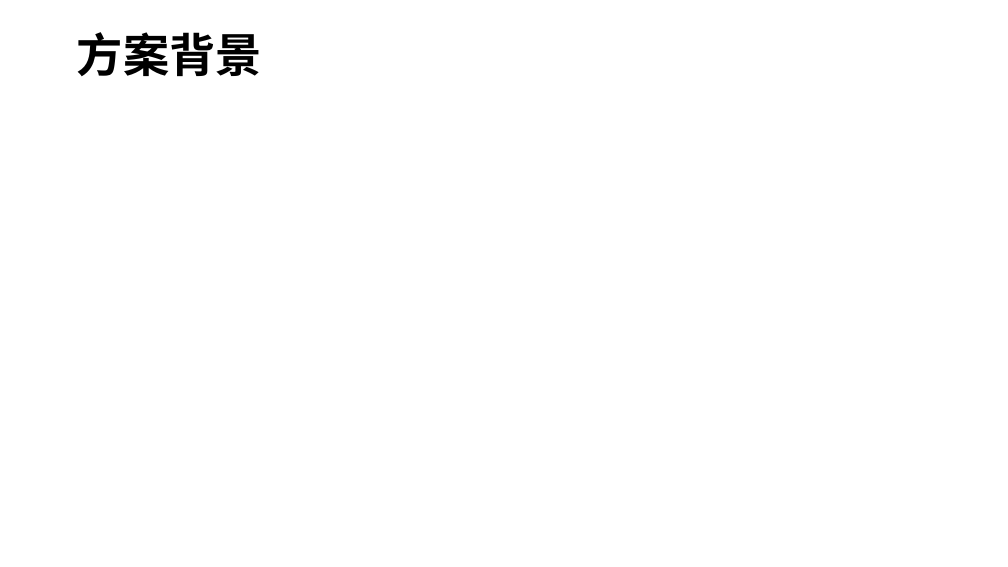
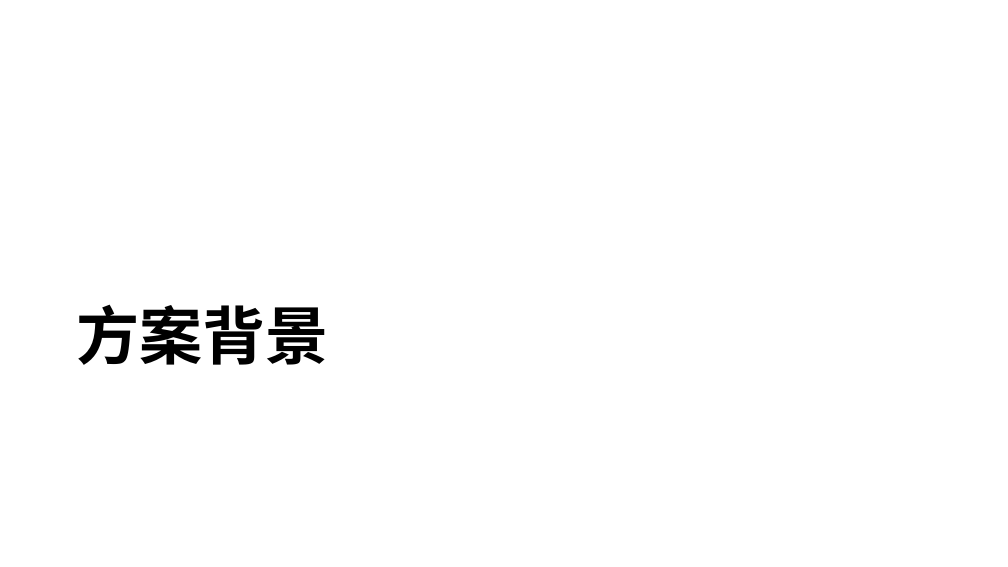
Before and after one commit to awanglilong/awanglilong.github.io, a slide deck: slide 2 of _posts/商业需求.pptx. Drawn at 1008x567 pixels with LibreOffice and Linux fonts; fonts in the diff are those of the drawing. Boxes give left, top, right and bottom in pixels: in the first picture for what was removed or moved away, otherwise in the second. Text is boxed around its words. In the diff, an @@ line names an element or a change of style, - is before the commit and + after.

```diff
--- a/_posts/商业需求.pptx
+++ b/_posts/商业需求.pptx
@@ title "方案背景": place and size @@
-title "方案背景" at (77,32,262,76)
+title "方案背景" at (76,304,328,365)
@@ title "方案背景" at (76,304,328,365): size 44 to 60 pt; vertical alignment middle to bottom @@
```
Also in this commit, not shown: 12 other slides changed, 6 slides added, 8 slides removed, 1 other file.
